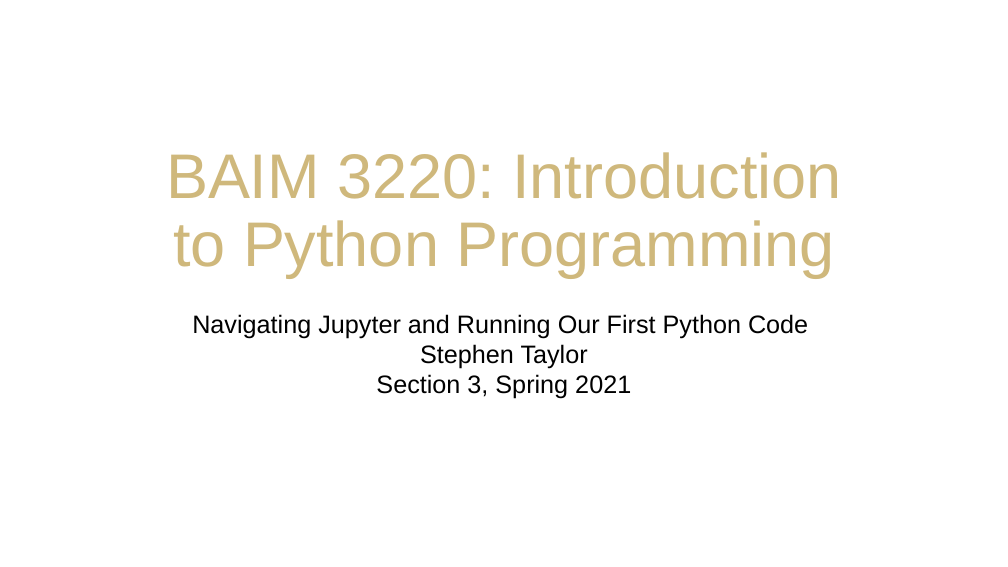
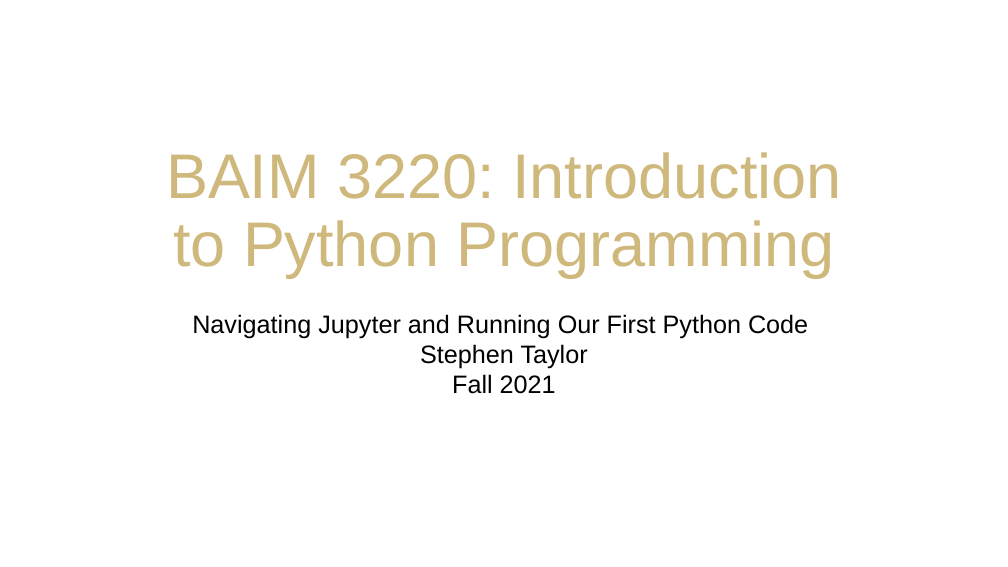
Before and after one commit to staylorx/cu-leeds-baim3220, a slide deck: slide 1 of Week 1/W1D1_ Python Basics _Hello World_ in Jupyter.pptx. Drawn at 1008x567 pixels with LibreOffice and Linux fonts; fonts in the diff are those of the drawing; background and template pictures are left out. Boxes give left, top, right and bottom in pixels: in the first picture for what was removed or moved away, otherwise in the second. Text is boxed around its words. In the diff, an @@ line names an element or a change of style, - is before the commit and + after.

```diff
--- a/Week 1/W1D1_ Python Basics _Hello World_ in Jupyter.pptx
+++ b/Week 1/W1D1_ Python Basics _Hello World_ in Jupyter.pptx
@@ subtitle at [452, 374, 556, 394]: text changed @@
-Section 3, Spring 2021
+Fall 2021
```
Also in this commit, not shown: 1 other slide changed, 5 other files.
